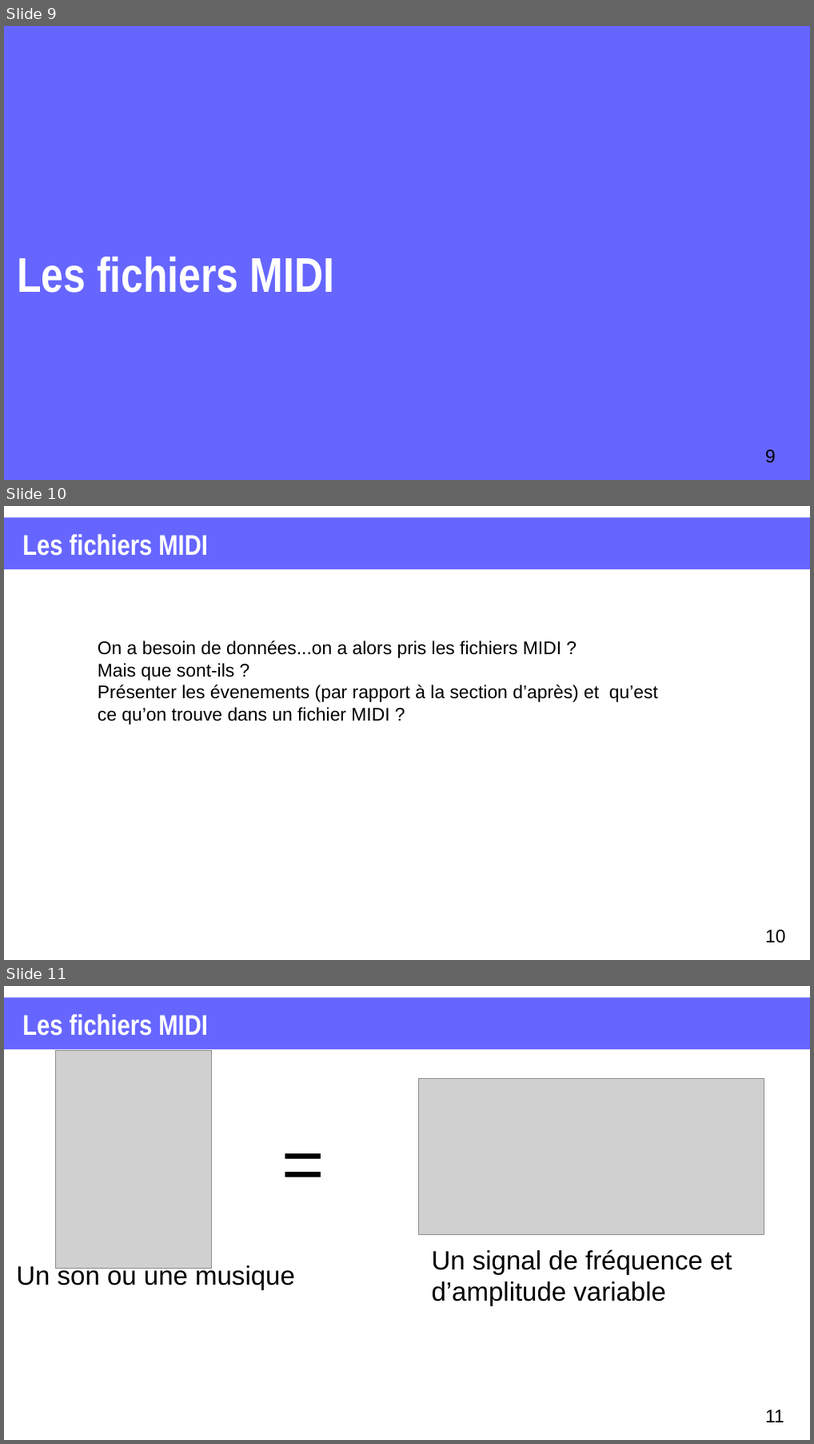
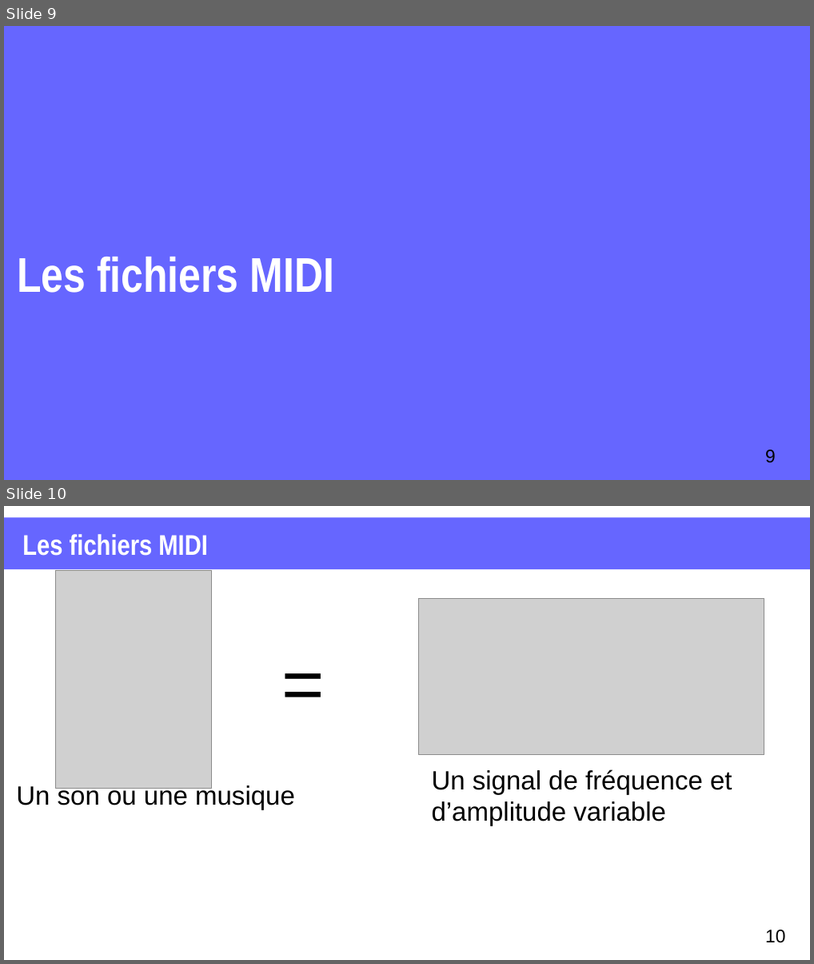
Before and after one commit to XgLsuLzRMy/Composition-Musicale-par-Reseau-de-Neurones, a slide deck: projet.odp. Shown one above the other, each under a label of ours: slides 9, 10 and 11 before the commit, slides 9 and 10 after it. The pictures are 814x1444 and 814x964 pixels, drawn with LibreOffice and Linux fonts; fonts in the diff are those of the drawing; grey boxes stand for pictures. Boxes give left, top, right and bottom in pixels: in the first picture for what was removed or moved away, otherwise in the second. Text is boxed around its words. In the diff, an @@ line names an element or a change of style, - is before the commit and + after.

```diff
--- a/projet.odp
+++ b/projet.odp
@@ slide 10 removed at <box>4,506,810,960</box>, background #FFFFFF @@
@@ rectangle removed at <box>4,518,810,570</box> @@
@@ title removed at <box>22,534,207,556</box> @@
-Les fichiers MIDI
@@ text removed at <box>98,640,658,724</box> @@
-On a besoin de données...on a alors pris les fichiers MIDI ?
-Mais que sont-ils ?
-Présenter les évenements (par rapport à la section d’après) et qu’est ce qu’on trouve dans un fichier MIDI ?
@@ page number removed at <box>766,929,786,943</box> @@
-10
@@ what was slide 11 is now slide 10 @@
@@ page number at <box>766,929,786,943</box>: text changed @@
-11
+10
```
Also in this commit, not shown: 9 slides changed, 1 slide added, 1 other slide removed.
